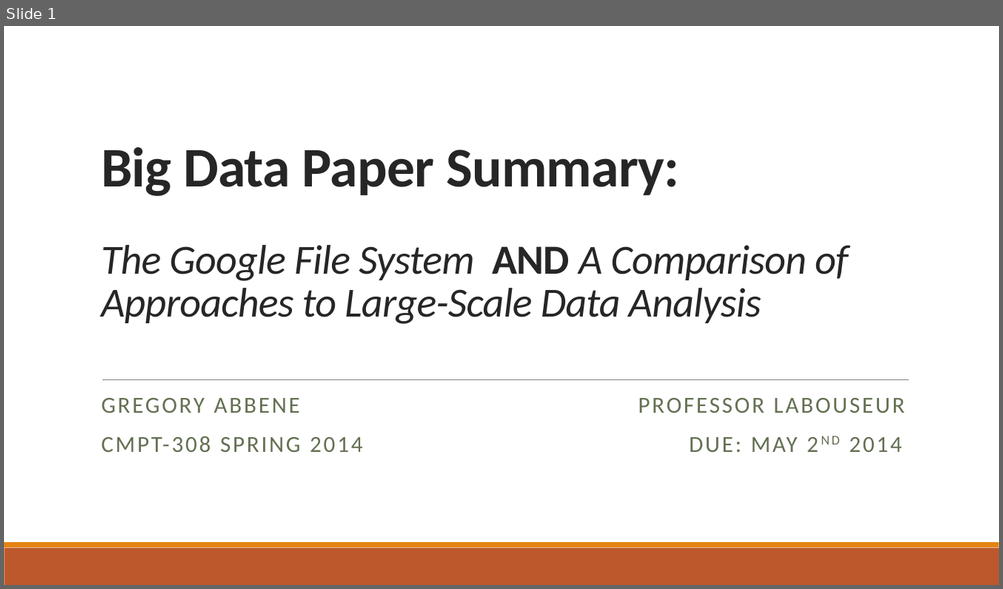
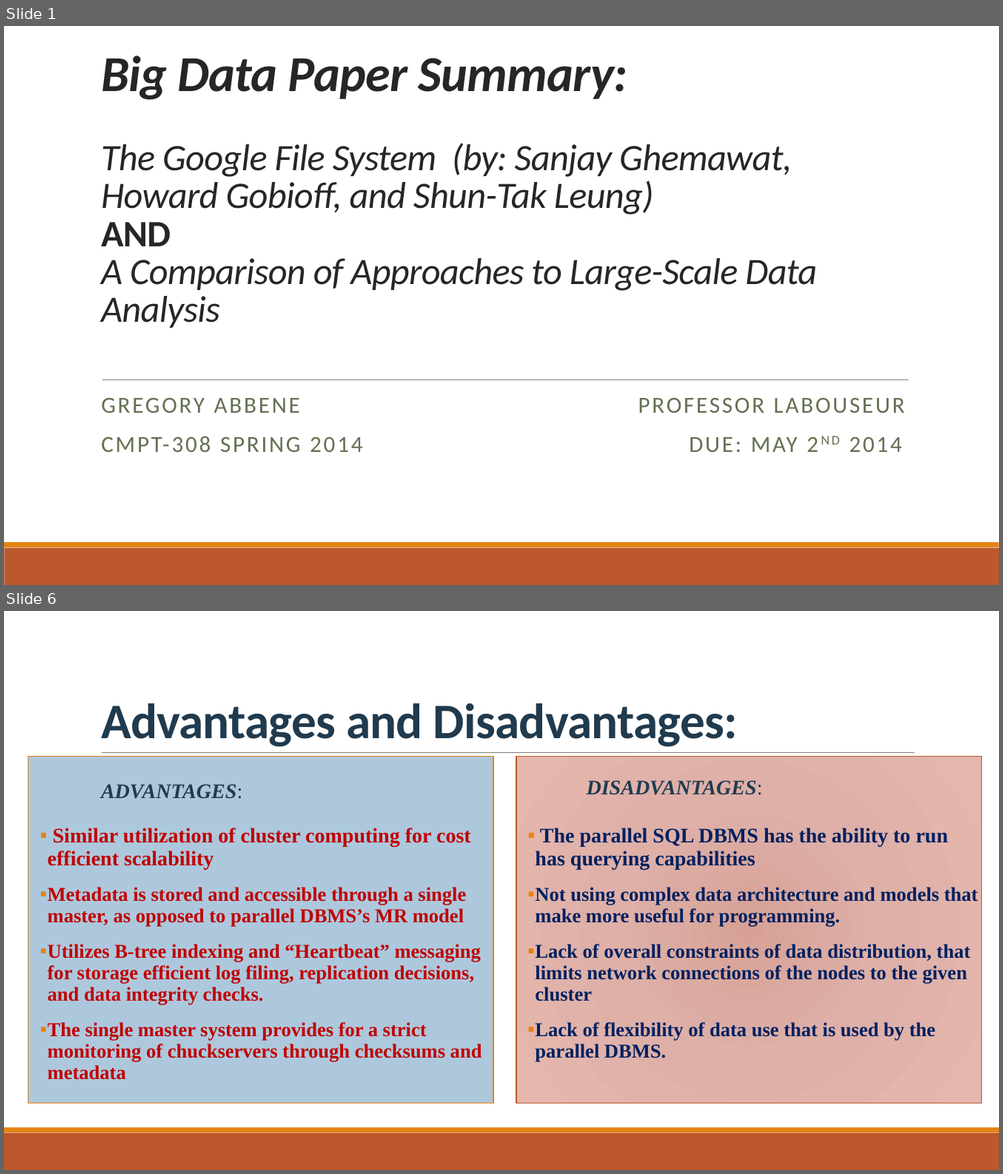
Before and after one commit to gabbene23/DatabaseManagement, a slide deck: Big Data Paper Summary/The Google File System PPP.pptx. Shown one above the other, each under a label of ours: slide 1 before the commit, slides 1 and 6 after it; the slides between them are not shown. The pictures are 1003x589 and 1003x1174 pixels, drawn with LibreOffice and Linux fonts; fonts in the diff are those of the drawing. Boxes give left, top, right and bottom in pixels: in the first picture for what was removed or moved away, otherwise in the second. Text is boxed around its words. In the diff, an @@ line names an element or a change of style, - is before the commit and + after.

Commit message:
Finished Big Data Paper!
Sorry for being a day late, Business Capping has consumed my life the
last two weeks

```diff
--- a/Big Data Paper Summary/The Google File System PPP.pptx
+++ b/Big Data Paper Summary/The Google File System PPP.pptx
@@ slide 6 added at (4, 611, 999, 1170), background #FFFFFF; not listed: 2 template elements that a slide beside it also shows @@
@@ title added at (101, 703, 737, 747), 48 pt, text #203A4E, bold @@
+Advantages and Disadvantages:
@@ rectangle added at (28, 757, 493, 1103), fill #ADC8DD, outline #E48312 1 pt @@
@@ line added from (102, 753) to (915, 753), #808080 0.5 pt @@
@@ rectangle added at (517, 757, 982, 1103), fill gradient #D7A197 to #DEB1A8 to #E6B7AE, outline #BD582C 1 pt @@
@@ text added at (101, 784, 242, 799), 20 pt, text #203A4E, bold, italic @@
+ADVANTAGES:
@@ text added at (586, 780, 762, 795), 20 pt, text #203A4E, bold, italic @@
+DISADVANTAGES:
@@ text added at (48, 828, 482, 1080), 19 pt, text #C00000, bold @@
+▪ Similar utilization of cluster computing for cost efficient scalability
+▪ Metadata is stored and accessible through a single master, as opposed to parallel DBMS’s MR model
+▪ Utilizes B-tree indexing and “Heartbeat” messaging for storage efficient log filing, replication decisions, and data integrity checks.
+▪ The single master system provides for a strict monitoring of chuckservers through checksums and metadata
@@ text added at (535, 828, 978, 1062), 19 pt, text #002060, bold @@
+▪ The parallel SQL DBMS has the ability to run has querying capabilities
+▪ Not using complex data architecture and models that make more useful for programming.
+▪ Lack of overall constraints of data distribution, that limits network connections of the nodes to the given cluster
+▪ Lack of flexibility of data use that is used by the parallel DBMS.
@@ slide 1 changed as well @@
@@ title at (101, 56, 817, 328): text changed; size 40 to 36 pt @@
-Big Data Paper Summary:
-The Google File System AND A Comparison of Approaches to Large-Scale Data Analysis
+Big Data Paper Summary:
+The Google File System (by: Sanjay Ghemawat, Howard Gobioff, and Shun-Tak Leung)
+AND
+A Comparison of Approaches to Large-Scale Data Analysis
```
Also in this commit, not shown: 4 other slides added, 1 slide removed.
